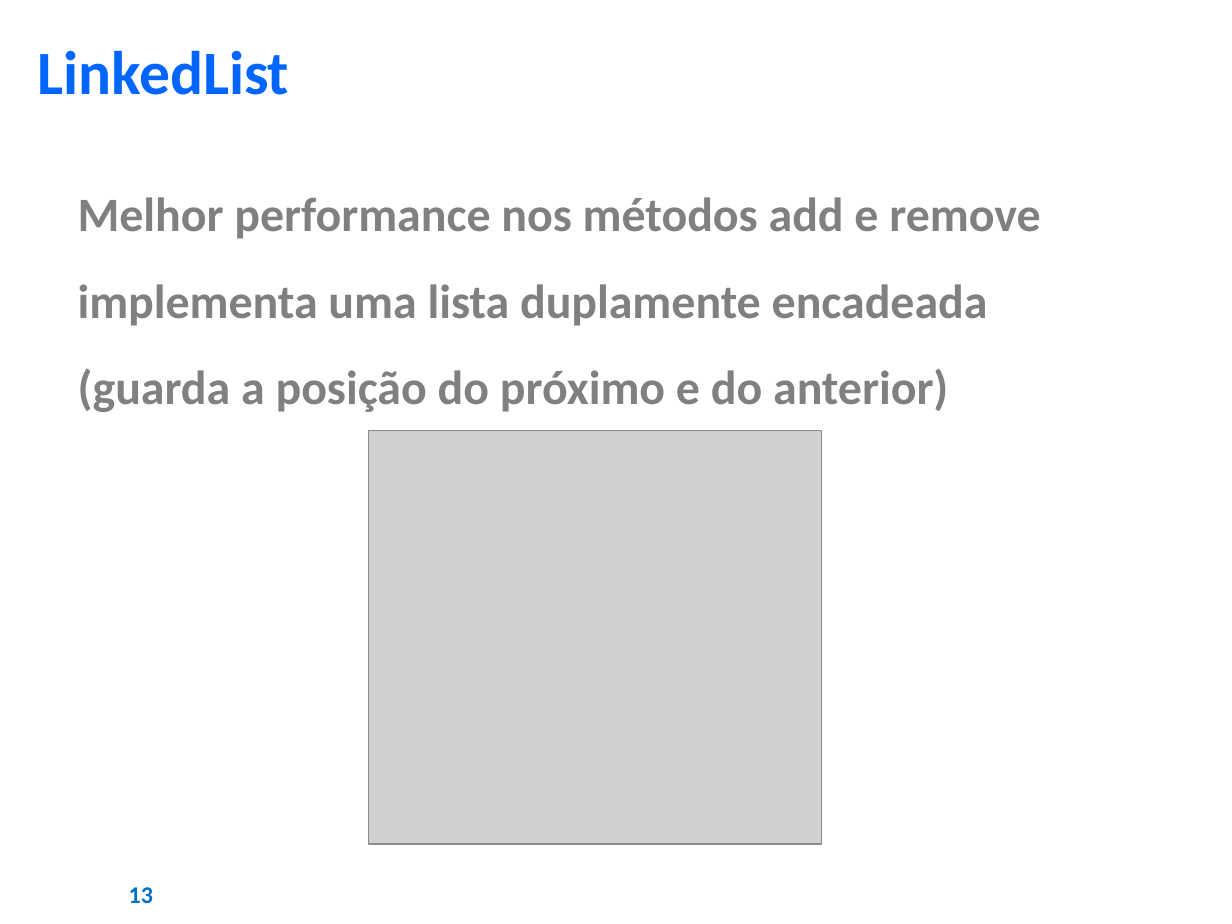
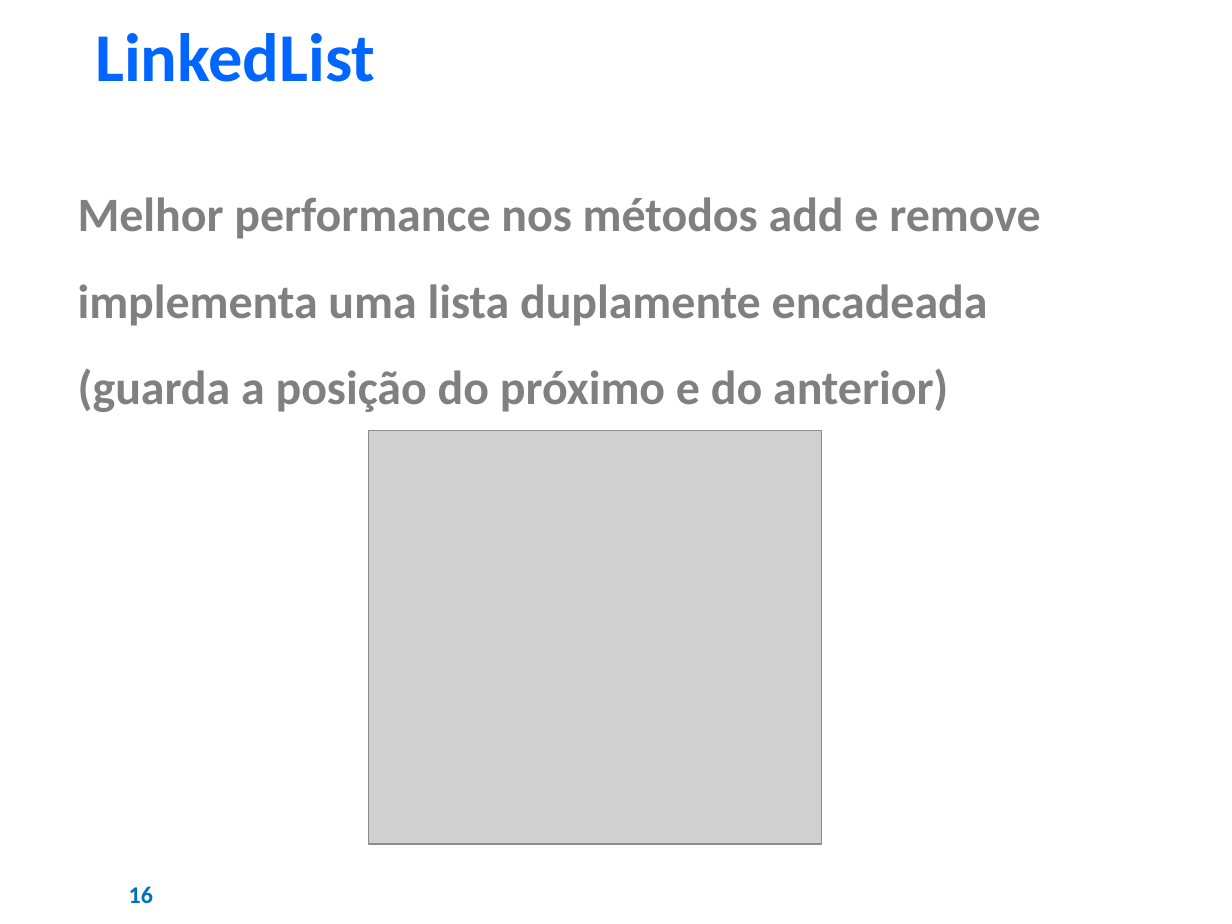
Before and after one commit to AJKFreitas/collections-learning, a slide deck: slide 16 of Estudos - Collections Framework.pptx (slide 13 before the commit). Drawn at 1232x924 pixels with LibreOffice and Linux fonts; fonts in the diff are those of the drawing; grey boxes stand for pictures; background and template pictures are left out. Boxes give left, top, right and bottom in pixels: in the first picture for what was removed or moved away, otherwise in the second. Text is boxed around its words. In the diff, an @@ line names an element or a change of style, - is before the commit and + after.

```diff
--- a/Estudos - Collections Framework.pptx
+++ b/Estudos - Collections Framework.pptx
@@ text "LinkedList": place and size @@
-text "LinkedList" at [37,50,289,95]
+text "LinkedList" at [95,33,375,82]
@@ text "LinkedList" at [95,33,375,82]: size 36 to 40 pt @@
@@ page number at [129,886,153,903]: text changed @@
-13
+16
```
Also in this commit, not shown: 37 other slides changed, 8 slides added, 3 slides removed, 52 other files.
